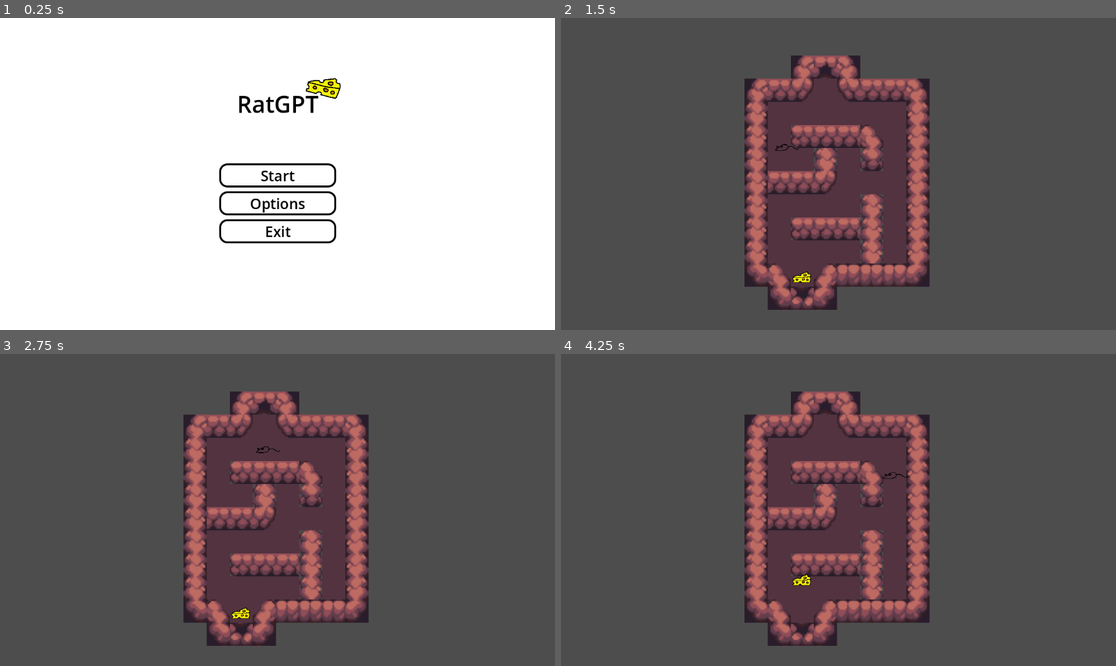
Above: before the commit, frames 1-4 (two rows, left to right).
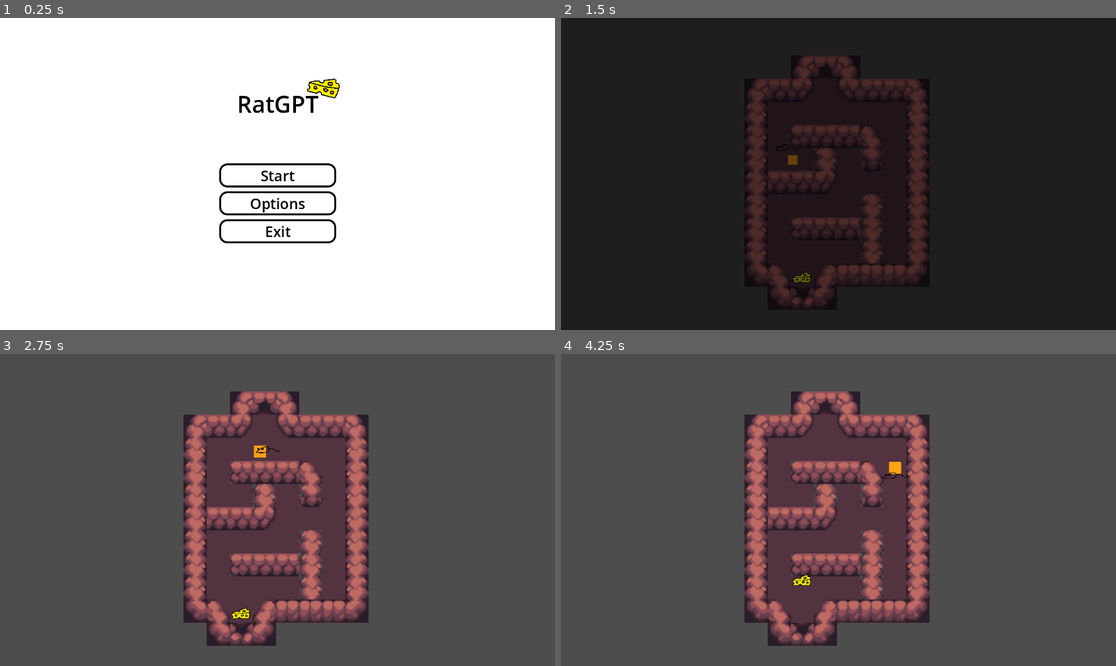
Above: after the commit, the same moments.

Repository: AidanJScott/RatGPT
Game: Godot game, scene res://matt/scenes/main_menu.tscn
Two runs of this game, one before a commit and one after it. Both use one fixed random seed, a clock stepped at 60 frames per second and the inputs below. This scene is started directly instead of the project's main scene. Sound files missing from this copy of the repository are replaced by a short silence.
Inputs:
- Up to frame 1 (0.25 s): no input
- Up to frame 2 (1.5 s): click "Start" at 0.5 s; tap Enter (ui_accept) at 1.25, 1.35 s; hold D (right) from 1.28 s (still down)
- Up to frame 3 (2.75 s): tap Enter (ui_accept) at 1.52, 1.82, 2.1, 2.27, 2.57 s; release D (right) at 2.03 s; hold S (down) from 2.03 s (still down)
- Up to frame 4 (4.25 s): release S (down) at 2.78 s; hold D (right) 2.78-3.53 s; tap Enter (ui_accept) at 2.85, 3.5, 3.6, 3.77, 4.07 s; hold Up (ui_up) from 3.53 s (still down)

The runs differ from the first frame. In frame 1, 0.1% of the frame differs, in the area x 55-62%, y 19-27%; in frame 2, 100%, in the area x 0-100%, y 0-100%; in frame 3, less than 0.1%; in frame 4, less than 0.1%.

Commit message:
Finish deliverable 2

Diff:
--- a/matt/scenes/LevelTemplate.tscn
+++ b/matt/scenes/LevelTemplate.tscn
@@ -1,12 +1,16 @@
-[gd_scene load_steps=12 format=4 uid="uid://cqmh002rbcmuk"]
+[gd_scene load_steps=16 format=4 uid="uid://cqmh002rbcmuk"]
 
 [ext_resource type="Texture2D" uid="uid://bt7dw45ehsxci" path="res://matt/assets/Tiles/Cave Floors.png" id="1_6n2xs"]
 [ext_resource type="Texture2D" uid="uid://bvc4inn8uh8ae" path="res://matt/assets/Tiles/Cave Walls.png" id="2_l1kor"]
+[ext_resource type="Script" uid="uid://du1jhwahayrl3" path="res://matt/scripts/level_template.gd" id="3_34xh6"]
 [ext_resource type="PackedScene" uid="uid://yd016vw3xmxy" path="res://matt/scenes/ratenemy.tscn" id="3_l1kor"]
 [ext_resource type="PackedScene" uid="uid://cmlwfov2nobww" path="res://matt/scenes/cheese.tscn" id="4_7efph"]
+[ext_resource type="AudioStream" uid="uid://x20475iwcgpf" path="res://matt/assets/Audio/ding.mp3" id="4_lx66p"]
 [ext_resource type="Script" uid="uid://bi6tnhqlr7ruh" path="res://matt/scripts/exit.gd" id="5_2xh61"]
+[ext_resource type="AudioStream" uid="uid://drone0ab2pqxd" path="res://matt/assets/Audio/chomp.mp3" id="6_34xh6"]
 [ext_resource type="PackedScene" uid="uid://cbuu0gg7bcs0o" path="res://matt/scenes/fade_transition.tscn" id="6_87h5c"]
-[ext_resource type="Script" uid="uid://bysh8sr60jkyj" path="res://matt/scenes/fade_transition.gd" id="7_y2ojm"]
+[ext_resource type="Script" uid="uid://bysh8sr60jkyj" path="res://matt/scripts/fade_transition.gd" id="7_y2ojm"]
+[ext_resource type="PackedScene" uid="uid://ccppxcms2exev" path="res://matt/scenes/game_over.tscn" id="11_lx66p"]
 
 [sub_resource type="TileSetAtlasSource" id="TileSetAtlasSource_7efph"]
 texture = ExtResource("1_6n2xs")
@@ -105,6 +109,10 @@
 [node name="TileMapLayer" type="TileMapLayer"]
 tile_map_data = PackedByteArray("AAD//wAAAAABAAEAAAAAAAAAAAABAAEAAAABAAAAAAABAAEAAAD+/wAAAAABAAEAAAD9/wAAAAABAAEAAAD9// …(1168 unchanged characters)…
 tile_set = SubResource("TileSet_avgnc")
+script = ExtResource("3_34xh6")
+
+[node name="LevelStart" type="AudioStreamPlayer2D" parent="."]
+stream = ExtResource("4_lx66p")
 
 [node name="Enemy" parent="." node_paths=PackedStringArray("tilemap", "player") instance=ExtResource("3_l1kor")]
 position = Vector2(-42, 40)
@@ -113,6 +121,10 @@
 
 [node name="Cheese" parent="." instance=ExtResource("4_7efph")]
 position = Vector2(-40, 123)
+
+[node name="AudioStreamPlayer2D" type="AudioStreamPlayer2D" parent="Cheese"]
+position = Vector2(40, -123)
+stream = ExtResource("6_34xh6")
 
 [node name="Camera2D" type="Camera2D" parent="."]
 position = Vector2(-15, 50)
@@ -139,6 +151,9 @@
 grow_vertical = 2
 color = Color(0, 0, 0, 0.6745098)
 
-[node name="fade_transition" parent="." instance=ExtResource("6_87h5c")]
+[node name="fade_transition" parent="CanvasLayer" instance=ExtResource("6_87h5c")]
+script = ExtResource("7_y2ojm")
+
+[node name="GameOver" parent="CanvasLayer" instance=ExtResource("11_lx66p")]
+unique_name_in_owner = true
 visible = false
-script = ExtResource("7_y2ojm")
--- /dev/null
+++ b/matt/scenes/game_over.gd
@@ -0,0 +1,15 @@
+extends Control
+
+
+
+
+func _on_exit_pressed() -> void:
+	get_tree().quit()
+
+func _on_start_pressed() -> void:
+	$ColorRect/fade_transition
+	$ColorRect/fade_transition/fade_timer.start()
+	$ColorRect/fade_transition/AnimationPlayer.play("fade_in")
+
+func _on_fade_timer_timeout() -> void:
+	get_tree().change_scene_to_file("res://matt/scenes/LevelTemplate.tscn")
--- /dev/null
+++ b/matt/scenes/game_over.tscn
@@ -0,0 +1,155 @@
+[gd_scene load_steps=8 format=3 uid="uid://ccppxcms2exev"]
+
+[ext_resource type="Script" uid="uid://8thx47h0ns5f" path="res://matt/scenes/game_over.gd" id="1_7ncla"]
+[ext_resource type="PackedScene" uid="uid://cbuu0gg7bcs0o" path="res://matt/scenes/fade_transition.tscn" id="2_3ppg1"]
+
+[sub_resource type="StyleBoxFlat" id="StyleBoxFlat_li5ou"]
+bg_color = Color(1, 1, 1, 1)
+border_width_left = 5
+border_width_top = 5
+border_width_right = 5
+border_width_bottom = 5
+border_color = Color(0, 0, 0, 1)
+corner_radius_top_left = 4
+corner_radius_top_right = 4
+corner_radius_bottom_right = 4
+corner_radius_bottom_left = 4
+
+[sub_resource type="StyleBoxFlat" id="StyleBoxFlat_3ppg1"]
+bg_color = Color(1, 1, 1, 1)
+border_width_left = 4
+border_width_top = 4
+border_width_right = 4
+border_width_bottom = 4
+border_color = Color(0, 0, 0, 1)
+corner_radius_top_left = 16
+corner_radius_top_right = 16
+corner_radius_bottom_right = 16
+corner_radius_bottom_left = 16
+
+[sub_resource type="StyleBoxFlat" id="StyleBoxFlat_hbcgr"]
+bg_color = Color(0.3779188, 0.37791887, 0.37791884, 1)
+border_width_left = 4
+border_width_top = 4
+border_width_right = 4
+border_width_bottom = 4
+border_color = Color(0, 0, 0, 1)
+corner_radius_top_left = 16
+corner_radius_top_right = 16
+corner_radius_bottom_right = 16
+corner_radius_bottom_left = 16
+
+[sub_resource type="StyleBoxFlat" id="StyleBoxFlat_tgwcn"]
+bg_color = Color(0.796243, 0.796243, 0.796243, 1)
+border_width_left = 4
+border_width_top = 4
+border_width_right = 4
+border_width_bottom = 4
+border_color = Color(0, 0, 0, 1)
+corner_radius_top_left = 16
+corner_radius_top_right = 16
+corner_radius_bottom_right = 16
+corner_radius_bottom_left = 16
+
+[sub_resource type="StyleBoxEmpty" id="StyleBoxEmpty_r5cg1"]
+
+[node name="GameOver" type="Control"]
+layout_mode = 3
+anchors_preset = 15
+anchor_right = 1.0
+anchor_bottom = 1.0
+grow_horizontal = 2
+grow_vertical = 2
+script = ExtResource("1_7ncla")
+
+[node name="ColorRect" type="ColorRect" parent="."]
+layout_mode = 1
+anchors_preset = 15
+anchor_right = 1.0
+anchor_bottom = 1.0
+grow_horizontal = 2
+grow_vertical = 2
+color = Color(0, 0, 0, 0.47058824)
+
+[node name="PanelContainer" type="PanelContainer" parent="ColorRect"]
+layout_mode = 1
+anchors_preset = 8
+anchor_left = 0.5
+anchor_top = 0.5
+anchor_right = 0.5
+anchor_bottom = 0.5
+offset_left = -130.0
+offset_top = -122.0
+offset_right = 130.0
+offset_bottom = 122.0
+grow_horizontal = 2
+grow_vertical = 2
+theme_override_styles/panel = SubResource("StyleBoxFlat_li5ou")
+
+[node name="MarginContainer" type="MarginContainer" parent="ColorRect/PanelContainer"]
+layout_mode = 2
+theme_override_constants/margin_left = 12
+theme_override_constants/margin_top = 12
+theme_override_constants/margin_right = 12
+theme_override_constants/margin_bottom = 12
+
+[node name="VBoxContainer" type="VBoxContainer" parent="ColorRect/PanelContainer/MarginContainer"]
+layout_mode = 2
+theme_override_constants/separation = 60
+
+[node name="Label" type="Label" parent="ColorRect/PanelContainer/MarginContainer/VBoxContainer"]
+layout_mode = 2
+size_flags_horizontal = 4
+theme_override_colors/font_color = Color(0, 0, 0, 1)
+theme_override_font_sizes/font_size = 30
+text = "GAME OVER"
+
+[node name="Buttons" type="VBoxContainer" parent="ColorRect/PanelContainer/MarginContainer/VBoxContainer"]
+layout_mode = 2
+size_flags_vertical = 4
+theme_override_constants/separation = 8
+
+[node name="Start" type="Button" parent="ColorRect/PanelContainer/MarginContainer/VBoxContainer/Buttons"]
+layout_mode = 2
+size_flags_vertical = 3
+theme_override_colors/font_color = Color(0, 0, 0, 1)
+theme_override_colors/font_focus_color = Color(0, 0, 0, 1)
+theme_override_colors/font_pressed_color = Color(0, 0, 0, 1)
+theme_override_colors/font_hover_color = Color(0, 0, 0, 1)
+theme_override_colors/font_hover_pressed_color = Color(0, 0, 0, 1)
+theme_override_colors/font_outline_color = Color(0, 0, 0, 1)
+theme_override_font_sizes/font_size = 25
+theme_override_styles/normal = SubResource("StyleBoxFlat_3ppg1")
+theme_override_styles/pressed = SubResource("StyleBoxFlat_hbcgr")
+theme_override_styles/hover = SubResource("StyleBoxFlat_tgwcn")
+theme_override_styles/hover_pressed = SubResource("StyleBoxFlat_3ppg1")
+theme_override_styles/focus = SubResource("StyleBoxEmpty_r5cg1")
+text = "Play Again"
+
+[node name="Exit" type="Button" parent="ColorRect/PanelContainer/MarginContainer/VBoxContainer/Buttons"]
+layout_mode = 2
+size_flags_vertical = 3
+theme_override_colors/font_color = Color(0, 0, 0, 1)
+theme_override_colors/font_focus_color = Color(0, 0, 0, 1)
+theme_override_colors/font_pressed_color = Color(0, 0, 0, 1)
+theme_override_colors/font_hover_color = Color(0, 0, 0, 1)
+theme_override_colors/font_hover_pressed_color = Color(0, 0, 0, 1)
+theme_override_colors/font_outline_color = Color(0, 0, 0, 1)
+theme_override_font_sizes/font_size = 25
+theme_override_styles/normal = SubResource("StyleBoxFlat_3ppg1")
+theme_override_styles/pressed = SubResource("StyleBoxFlat_hbcgr")
+theme_override_styles/hover = SubResource("StyleBoxFlat_tgwcn")
+theme_override_styles/hover_pressed = SubResource("StyleBoxFlat_3ppg1")
+theme_override_styles/focus = SubResource("StyleBoxEmpty_r5cg1")
+text = "Exit"
+
+[node name="fade_transition" parent="ColorRect" instance=ExtResource("2_3ppg1")]
+visible = false
+layout_mode = 0
+
+[node name="fade_timer" type="Timer" parent="ColorRect/fade_transition"]
+wait_time = 0.5
+
+[connection signal="pressed" from="ColorRect/PanelContainer/MarginContainer/VBoxContainer/Buttons/Start" to="." method="_on_start_pressed"]
+[connection signal="pressed" from="ColorRect/PanelContainer/MarginContainer/VBoxContainer/Buttons/Exit" to="." method="_on_exit_pressed"]
+[connection signal="timeout" from="ColorRect/fade_transition/fade_timer" to="." method="_on_fade_timer_timeout"]
--- /dev/null
+++ b/matt/scenes/hit_effect.tscn
@@ -0,0 +1,24 @@
+[gd_scene load_steps=3 format=3 uid="uid://qi2gwqwwgvkv"]
+
+[ext_resource type="Script" uid="uid://douljc7mg3yo2" path="res://matt/scripts/hit_effect.gd" id="1_dhreo"]
+
+[sub_resource type="Curve" id="Curve_f7m0s"]
+_data = [Vector2(0, 1), 0.0, 0.0, 0, 0, Vector2(1, 0.24719107), 0.0, 0.0, 0, 0]
+point_count = 2
+
+[node name="HitEffect" type="Node2D"]
+script = ExtResource("1_dhreo")
+
+[node name="CPUParticles2D" type="CPUParticles2D" parent="."]
+emitting = false
+amount = 12
+lifetime = 0.5
+one_shot = true
+explosiveness = 1.0
+spread = 180.0
+gravity = Vector2(0, 0)
+initial_velocity_max = 199.0
+scale_amount_min = 3.0
+scale_amount_max = 10.0
+scale_amount_curve = SubResource("Curve_f7m0s")
+color = Color(0.99, 0.637065, 0.069299996, 1)
--- a/matt/scenes/main_menu.tscn
+++ b/matt/scenes/main_menu.tscn
@@ -62,7 +62,7 @@
 [node name="Cheese" type="Sprite2D" parent="."]
 position = Vector2(673.00525, 148.87305)
 rotation = 0.25830874
-scale = Vector2(0.053833503, 0.053041406)
+scale = Vector2(0.05, 0.05)
 texture = ExtResource("1_v8g82")
 
 [node name="VBox" type="VBoxContainer" parent="."]
--- a/matt/scenes/ratenemy.tscn
+++ b/matt/scenes/ratenemy.tscn
@@ -1,7 +1,9 @@
-[gd_scene load_steps=5 format=3 uid="uid://yd016vw3xmxy"]
+[gd_scene load_steps=7 format=3 uid="uid://yd016vw3xmxy"]
 
 [ext_resource type="Script" uid="uid://bc5khnq1if7eh" path="res://matt/scripts/ratenemy.gd" id="1_hew3b"]
 [ext_resource type="Texture2D" uid="uid://cfnetd1rej0ja" path="res://matt/assets/rat.png" id="1_nk5l2"]
+[ext_resource type="AudioStream" uid="uid://ciyjv7rt2g7qk" path="res://matt/assets/Audio/gameover.mp3" id="3_vm4kh"]
+[ext_resource type="PackedScene" uid="uid://qi2gwqwwgvkv" path="res://matt/scenes/hit_effect.tscn" id="4_toasg"]
 
 [sub_resource type="CircleShape2D" id="CircleShape2D_hew3b"]
 radius = 160.0
@@ -13,6 +15,9 @@
 scale = Vector2(0.01, 0.01)
 collision_layer = 2
 script = ExtResource("1_hew3b")
+
+[node name="HitEffect" parent="." instance=ExtResource("4_toasg")]
+position = Vector2(250, 50)
 
 [node name="Sprite2D" type="Sprite2D" parent="."]
 position = Vector2(250, 50)
@@ -27,3 +32,6 @@
 
 [node name="CollisionShape2D2" type="CollisionShape2D" parent="Area2D"]
 shape = SubResource("RectangleShape2D_hew3b")
+
+[node name="AudioStreamPlayer2D" type="AudioStreamPlayer2D" parent="."]
+stream = ExtResource("3_vm4kh")
--- /dev/null
+++ b/matt/scripts/hit_effect.gd
@@ -0,0 +1,12 @@
+extends Node2D
+
+
+# Called when the node enters the scene tree for the first time.
+func _ready() -> void:
+	pass # Replace with function body.
+
+
+# Called every frame. 'delta' is the elapsed time since the previous frame.
+func _process(delta: float) -> void:
+	if Input.is_action_just_pressed("ui_accept"):
+		$CPUParticles2D.emitting = true
--- /dev/null
+++ b/matt/scripts/level_template.gd
@@ -0,0 +1,6 @@
+extends TileMapLayer
+
+
+# Called when the node enters the scene tree for the first time.
+func _ready() -> void:
+	$LevelStart.play()
--- a/matt/scripts/main_menu.gd
+++ b/matt/scripts/main_menu.gd
@@ -1,6 +1,21 @@
 extends Control
 
+@onready var cheese: Sprite2D = $Cheese
+
 var button_type = null
+
+@export var max_size: Vector2 = Vector2(0.06, 0.06)
+@export var min_size: Vector2 = Vector2(0.04, 0.04)
+@export var duration: float = 1.5
+
+func _ready():
+	start_pulsing()
+
+func start_pulsing():
+	var tween = create_tween().set_loops()
+
+	tween.tween_property(cheese, "scale", max_size, duration).set_trans(Tween.TRANS_SINE)
+	tween.tween_property(cheese, "scale", min_size, duration).set_trans(Tween.TRANS_SINE)
 
 func _on_start_pressed() -> void:
 	button_type = "start"
--- a/matt/scripts/ratenemy.gd
+++ b/matt/scripts/ratenemy.gd
@@ -29,8 +29,10 @@
 
 func _on_body_entered(body):
 	if body == player:
+		$AudioStreamPlayer2D.play()
+		$HitEffect/CPUParticles2D.emitting = true
 		print("Player touched enemy!")
-		get_tree().quit()
+		%GameOver.show()
 
 # A* SETUP
 func setup_astar():
Not shown, added: matt/scenes/game_over.gd.uid
Renamed: matt/scenes/fade_transition.gd -> matt/scripts/fade_transition.gd
Renamed: matt/scenes/fade_transition.gd.uid -> matt/scripts/fade_transition.gd.uid
Not shown, added: matt/scripts/hit_effect.gd.uid
Not shown, added: matt/scripts/level_template.gd.uid
